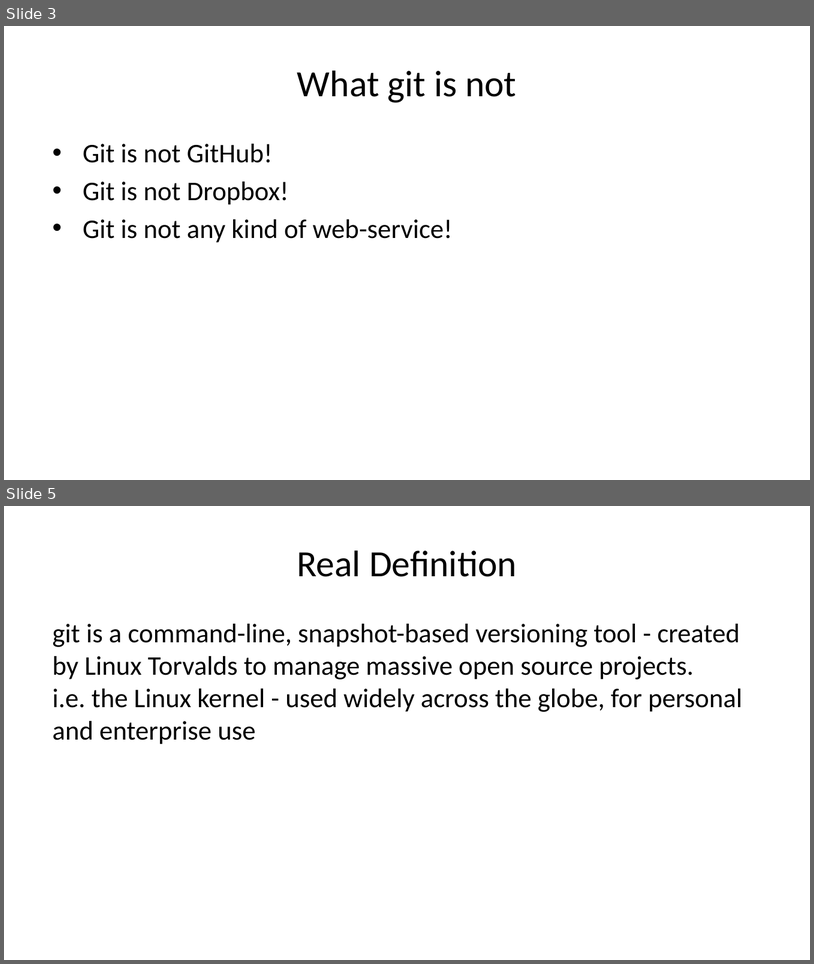
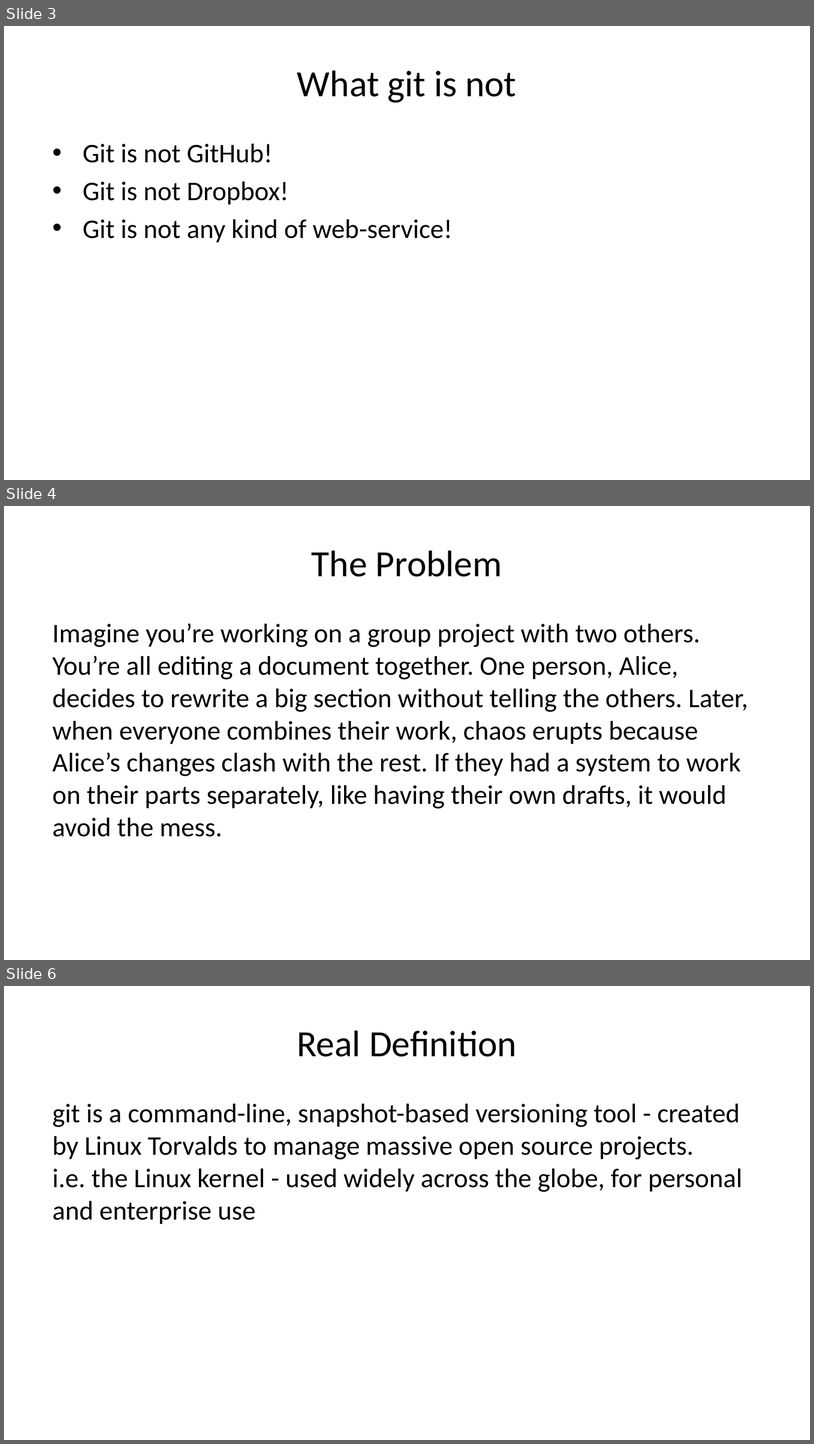
Before and after one commit to dhelgerson/ObsidianVault, a slide deck: git-pres.pptx. Shown one above the other, each under a label of ours: slides 3 and 5 before the commit, slides 3, 4 and 6 after it; the slides between them are not shown. The pictures are 814x964 and 814x1444 pixels, drawn with LibreOffice and Linux fonts; fonts in the diff are those of the drawing. Boxes give left, top, right and bottom in pixels: in the first picture for what was removed or moved away, otherwise in the second. Text is boxed around its words. In the diff, an @@ line names an element or a change of style, - is before the commit and + after.

```diff
--- a/git-pres.pptx
+++ b/git-pres.pptx
@@ slide 4 added at (4,506,810,960), background #FFFFFF @@
@@ title added at (312,550,503,577), 33 pt, text #000000 @@
+The Problem
@@ text added at (53,623,749,837), 24 pt, text #000000 @@
+Imagine you’re working on a group project with two others. You’re all editing a document together. One person, Alice, decides to rewrite a big section without telling the others. Later, when everyone combines their work, chaos erupts because Alice’s changes clash with the rest. If they had a system to work on their parts separately, like having their own drafts, it would avoid the mess.
@@ what was slide 5 is now slide 6 @@
```
Also in this commit, not shown: 1 other slide added, 1 slide removed, 3 other files.
